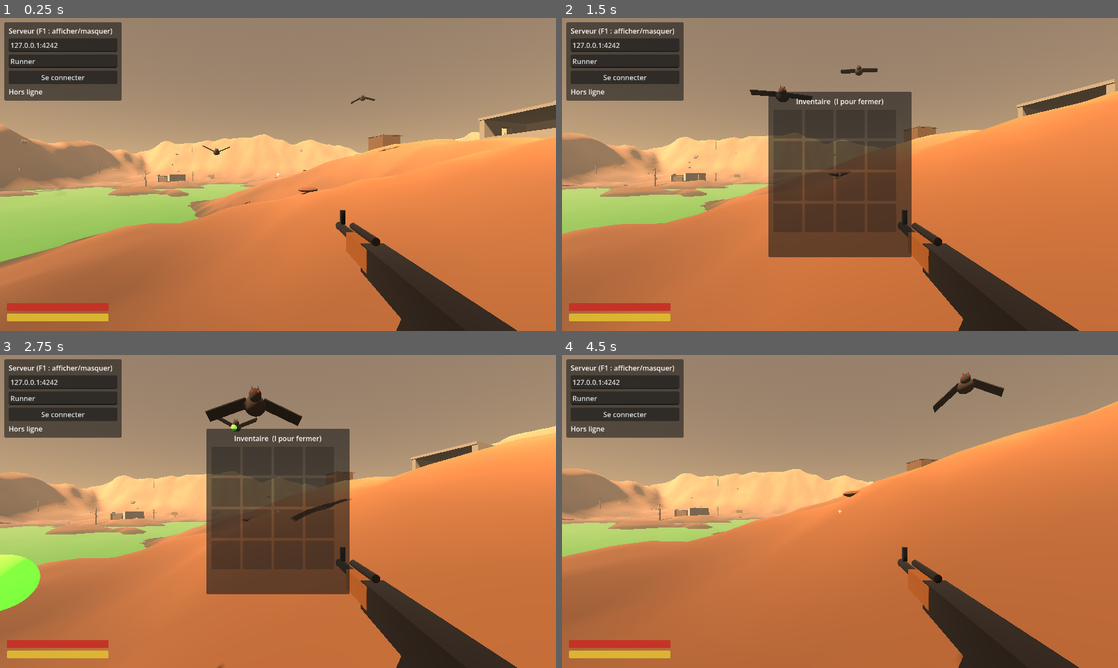
Above: before the commit, frames 1-4 (two rows, left to right).
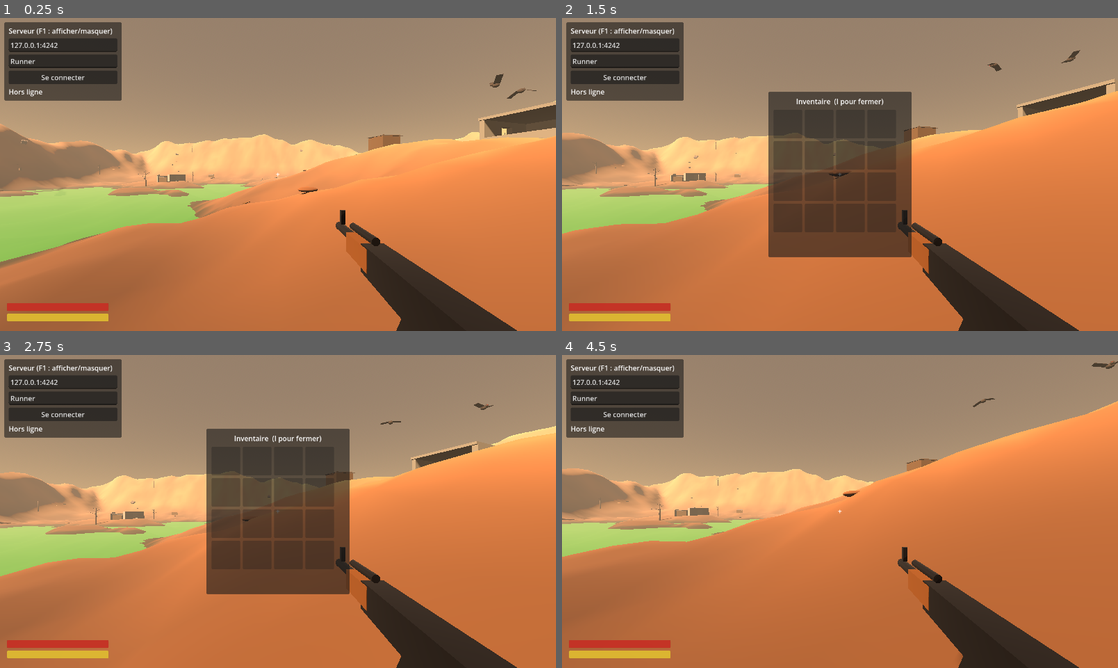
Above: after the commit, the same moments.

Repository: MauryLoic/Terminal_City
Game: Godot game, scene res://scenes/main.tscn
Same seed, same stepped clock (60 frames per second), same inputs: the game is played once before the commit and once after it.
Inputs (mouse positions are in pixels of both pictures, inside the frame that each line leads up to):
- Up to frame 1 (0.25 s): no input
- Up to frame 2 (1.5 s): tap Enter at 0.5 s; move the mouse to (867, 174) at 0.52 s; hold W 0.53-1.28 s; tap I at 0.6 s; click (867, 174) at 0.67 s; tap Space at 0.77, 1.07 s; move the mouse to (728, 190) at 1.27 s; hold S from 1.28 s (still down); tap E at 1.35 s
- Up to frame 3 (2.75 s): tap Space at 1.52, 1.82 s; move the mouse to (333, 442) at 2.02 s; release S at 2.03 s; hold D from 2.03 s (still down); tap C at 2.1 s
- Up to frame 4 (4.5 s): move the mouse to (812, 574) at 2.77 s; release D at 2.78 s; hold W 2.78-3.53 s; tap Ctrl at 2.85 s; click (812, 574) at 2.92 s; tap Space at 3.02, 3.32, 3.77, 4.07 s; move the mouse to (1006, 558) at 3.52 s; hold Shift 3.53-4.28 s; hold A from 3.53 s (still down); move the mouse to (673, 464) at 4.27 s; tap I at 4.35 s

The runs differ from the first frame. In frame 1, 0.2% of the frame differs, in the area x 36-97%, y 17-44%; in frame 2, 0.4%; in frame 3, 2.1%, in the area x 0-89%, y 9-100%; in frame 4, 0.5%.

Commit message:
feat: meutes passives/aggro, feedback de hit et sons procéduraux
- Chauves-souris par meutes de 2 : passives (patrouille autour du
  perchoir), aggro de toute la meute si approche < 9 m ou si un membre
  est attaqué, désengagement au-delà de 45 m
- Respawn d'une meute 10 s après la mort de ses deux membres
- Feedback de hit sur les ennemis : gerbe de sang enrichie + flash rouge
- Nouvel autoload Sfx : son d'explosion synthétisé en code (WAV généré,
  aucun asset), joué en 3D positionnel sur toute destruction
- bullet.gd : hook générique on_hit() pour les futurs ennemis/objets

feat(audio): sons de tir et de crachat d'acide synthétisés

- Sfx : claquement de tir (bruit + punch grave, ~140 ms) joué à chaque
  balle, pitch aléatoire ±8 % pour l'effet rafale de mitraillette
- Sfx : gloub d'acide (glissando descendant + vibrato) joué au
  crachat des chauves-souris — sert d'alerte sonore directionnelle
- Tirs des joueurs distants sonorisés (3D positionnel)

Diff:
--- a/project.godot
+++ b/project.godot
@@ -1,16 +1,10 @@
 ; Engine configuration file.
-; It's best edited using the editor UI and not directly,
-; since the parameters that go here are not all obvious.
-;
-; Format:
-;   [section] ; section goes between []
-;   param=value ; assign values to parameters
 
 config_version=5
 
 [application]
 
-config/name="Neocron-like"
+config/name="Terminal_City"
 run/main_scene="res://scenes/main.tscn"
 config/features=PackedStringArray("4.7", "Forward Plus")
 config/icon="res://icon.svg"
@@ -19,12 +13,14 @@
 
 Net="*res://scripts/network_client.gd"
 Inventory="*res://scripts/inventory.gd"
+Sfx="*res://scripts/sfx.gd"
+Sfx="*res://scripts/sfx.gd"
 
 [display]
 
 window/size/viewport_width=1280
 window/size/viewport_height=720
 
-[dotnet]
+[rendering]
 
-project/assembly_name="Neocron-like"
+renderer/rendering_method="forward_plus"
--- a/scenes/main.tscn
+++ b/scenes/main.tscn
@@ -1,12 +1,13 @@
-[gd_scene format=3 uid="uid://ddpjumrmhucgo"]
+[gd_scene load_steps=7 format=3]
 
-[ext_resource type="Script" uid="uid://clwvwktarwvfv" path="res://scripts/main.gd" id="1_main"]
-[ext_resource type="Script" uid="uid://whc2figbn8uv" path="res://scripts/world_gen.gd" id="2_world"]
+[ext_resource type="Script" path="res://scripts/main.gd" id="1_main"]
+[ext_resource type="Script" path="res://scripts/world_gen.gd" id="2_world"]
 [ext_resource type="PackedScene" path="res://scenes/player.tscn" id="3_player"]
 
 [sub_resource type="ProceduralSkyMaterial" id="ProceduralSkyMaterial_sky"]
 sky_top_color = Color(0.52, 0.44, 0.38, 1)
 sky_horizon_color = Color(0.89, 0.73, 0.52, 1)
+sky_curve = 0.15
 ground_bottom_color = Color(0.32, 0.26, 0.21, 1)
 ground_horizon_color = Color(0.86, 0.7, 0.5, 1)
 sun_angle_max = 40.0
@@ -25,17 +26,17 @@
 fog_density = 0.0025
 fog_sky_affect = 0.15
 
-[node name="Main" type="Node3D" unique_id=1136504868]
+[node name="Main" type="Node3D"]
 script = ExtResource("1_main")
 
-[node name="WorldEnvironment" type="WorldEnvironment" parent="." unique_id=1598796927]
+[node name="WorldEnvironment" type="WorldEnvironment" parent="."]
 environment = SubResource("Environment_main")
 
-[node name="Sun" type="DirectionalLight3D" parent="." unique_id=1352833971]
+[node name="Sun" type="DirectionalLight3D" parent="."]
 shadow_enabled = true
 
-[node name="World" type="Node3D" parent="." unique_id=1454279893]
+[node name="World" type="Node3D" parent="."]
 script = ExtResource("2_world")
 
-[node name="Player" parent="." unique_id=534560031 instance=ExtResource("3_player")]
+[node name="Player" parent="." instance=ExtResource("3_player")]
 transform = Transform3D(1, 0, 0, 0, 1, 0, 0, 0, 1, 0, 20, 60)
--- a/scripts/bat.gd
+++ b/scripts/bat.gd
@@ -1,22 +1,32 @@
 extends CharacterBody3D
-## Chauve-souris vampire mutante des wastelands (inspirée du bestiaire
-## de Neocron). Vole en orbite autour du joueur, crache des globes
-## d'acide, meurt en 5 balles (métadonnées lues par bullet.gd) et
-## laisse parfois tomber une trousse de soin.
+## Chauve-souris vampire mutante des wastelands. Vit en meute de deux.
+##
+## PASSIVE par défaut : elle patrouille tranquillement autour de son
+## perchoir (home). Elle devient AGRESSIVE si le joueur s'approche trop
+## (< AGGRO_RANGE) ou si un membre de la meute est attaqué — auquel cas
+## LES DEUX répondent. Elle se calme si le joueur s'éloigne assez
+## (> LOSE_RANGE), ce qui laisse une fenêtre pour récupérer.
 
 signal died(pos: Vector3)
 
 const FLY_SPEED := 6.5
 const ORBIT_RADIUS := 9.0
 const ATTACK_RANGE := 30.0
+const AGGRO_RANGE := 9.0     # distance de déclenchement
+const LOSE_RANGE := 45.0     # distance de désengagement
 const AcidScript := preload("res://scripts/acid_glob.gd")
 const PickupScript := preload("res://scripts/pickup.gd")
+
+var pack_id := 0             # les membres d'une même meute partagent cet id
+var home := Vector3.ZERO     # centre de patrouille (posé par le spawner)
+var aggro := false
 
 var _t := randf() * TAU
 var _orbit := randf() * TAU
 var _shoot_t := randf_range(1.5, 3.0)
 var _wing_l: Node3D
 var _wing_r: Node3D
+var _fur: StandardMaterial3D
 
 
 func _ready() -> void:
@@ -26,6 +36,8 @@
 	set_meta("debris_color", Color(0.25, 0.18, 0.16))
 	set_meta("debris_count", 8)
 	set_meta("debris_size", 0.1)
+	if home == Vector3.ZERO:
+		home = global_position
 	_build_model()
 	var cs := CollisionShape3D.new()
 	var sp := SphereShape3D.new()
@@ -39,33 +51,72 @@
 	if player == null:
 		return
 	_t += delta
-	_orbit += delta * 0.5
-
-	# Vol : orbite autour du joueur, ~5 m au-dessus, avec un ondoiement
 	var ppos: Vector3 = player.global_position
-	var target := ppos + Vector3(
-		cos(_orbit) * ORBIT_RADIUS,
-		5.0 + sin(_t * 2.0) * 1.2,
-		sin(_orbit) * ORBIT_RADIUS
-	)
-	velocity = (target - global_position).limit_length(FLY_SPEED)
+	var dist := global_position.distance_to(ppos)
+
+	# Transitions d'état
+	if not aggro and dist < AGGRO_RANGE:
+		_alert_pack()
+	elif aggro and dist > LOSE_RANGE:
+		aggro = false
+
+	var target: Vector3
+	if aggro:
+		# Chasse : orbite autour du joueur, ~5 m au-dessus
+		_orbit += delta * 0.5
+		target = ppos + Vector3(
+			cos(_orbit) * ORBIT_RADIUS,
+			5.0 + sin(_t * 2.0) * 1.2,
+			sin(_orbit) * ORBIT_RADIUS
+		)
+	else:
+		# Patrouille paisible : ronde lente autour du perchoir
+		_orbit += delta * 0.25
+		target = home + Vector3(
+			cos(_orbit) * 6.0,
+			4.0 + sin(_t * 1.5) * 1.0,
+			sin(_orbit) * 6.0
+		)
+
+	velocity = (target - global_position).limit_length(FLY_SPEED if aggro else FLY_SPEED * 0.5)
 	move_and_slide()
 
-	# Toujours face au joueur
-	var flat := Vector3(ppos.x, global_position.y, ppos.z)
+	# Orientation : vers le joueur en chasse, vers sa route en patrouille
+	var face := ppos if aggro else target
+	var flat := Vector3(face.x, global_position.y, face.z)
 	if global_position.distance_to(flat) > 1.0:
 		look_at(flat, Vector3.UP)
 
-	# Battement d'ailes
-	var flap := sin(_t * 12.0) * 0.65
+	# Battement d'ailes (plus nerveux en chasse)
+	var flap := sin(_t * (12.0 if aggro else 7.0)) * 0.65
 	_wing_l.rotation.z = -flap
 	_wing_r.rotation.z = flap
 
-	# Crachat d'acide périodique
-	_shoot_t -= delta
-	if _shoot_t <= 0.0 and global_position.distance_to(ppos) < ATTACK_RANGE:
-		_shoot_t = randf_range(2.2, 3.5)
-		_spit_acid(ppos)
+	# Crachat d'acide : uniquement en chasse
+	if aggro:
+		_shoot_t -= delta
+		if _shoot_t <= 0.0 and dist < ATTACK_RANGE:
+			_shoot_t = randf_range(2.2, 3.5)
+			_spit_acid(ppos)
+
+
+## Appelé par bullet.gd à chaque balle encaissée : flash rouge et
+## toute la meute passe à l'attaque.
+func on_hit() -> void:
+	_flash()
+	_alert_pack()
+
+
+func _alert_pack() -> void:
+	for b in get_tree().get_nodes_in_group("bat"):
+		if b.pack_id == pack_id:
+			b.aggro = true
+
+
+func _flash() -> void:
+	_fur.albedo_color = Color(0.9, 0.25, 0.2)
+	var tw := create_tween()
+	tw.tween_property(_fur, "albedo_color", Color(0.22, 0.17, 0.15), 0.25)
 
 
 func _spit_acid(target: Vector3) -> void:
@@ -75,6 +126,7 @@
 	glob.direction = dir
 	glob.position = global_position + dir * 0.8
 	get_tree().current_scene.add_child(glob)
+	Sfx.play_acid(global_position)
 
 
 ## Appelé par bullet.gd juste avant la destruction : loot + signal
@@ -90,9 +142,9 @@
 
 
 func _build_model() -> void:
-	var fur := StandardMaterial3D.new()
-	fur.albedo_color = Color(0.22, 0.17, 0.15)
-	fur.roughness = 1.0
+	_fur = StandardMaterial3D.new()
+	_fur.albedo_color = Color(0.22, 0.17, 0.15)
+	_fur.roughness = 1.0
 	var membrane := StandardMaterial3D.new()
 	membrane.albedo_color = Color(0.13, 0.09, 0.09)
 	membrane.roughness = 1.0
@@ -101,7 +153,7 @@
 	var bm := SphereMesh.new()
 	bm.radius = 0.3
 	bm.height = 0.5
-	bm.material = fur
+	bm.material = _fur
 	body.mesh = bm
 	add_child(body)
 
@@ -109,7 +161,7 @@
 	var hm := SphereMesh.new()
 	hm.radius = 0.17
 	hm.height = 0.34
-	hm.material = fur
+	hm.material = _fur
 	head.mesh = hm
 	head.position = Vector3(0, 0.12, -0.3)
 	add_child(head)
@@ -120,7 +172,7 @@
 		em.top_radius = 0.0
 		em.bottom_radius = 0.05
 		em.height = 0.16
-		em.material = fur
+		em.material = _fur
 		ear.mesh = em
 		ear.position = Vector3(side * 0.08, 0.3, -0.3)
 		add_child(ear)
--- a/scripts/bat_spawner.gd
+++ b/scripts/bat_spawner.gd
@@ -1,21 +1,24 @@
 extends Node
-## Gestion des chauves-souris : en fait apparaître au démarrage, et
-## quand l'une meurt, en refait apparaître une 10 s plus tard, à une
+## Gestion des meutes de chauves-souris (par deux). Quand une meute est
+## entièrement morte, une nouvelle paire apparaît 10 s plus tard, à une
 ## position aléatoire dans un rayon autour du joueur.
 
 const BatScript := preload("res://scripts/bat.gd")
 const RESPAWN_DELAY := 10.0
-const BAT_COUNT := 2
-const MIN_DIST := 18.0
-const MAX_DIST := 35.0
+const PACK_COUNT := 2        # nombre de meutes (2 meutes = 4 chauves-souris)
+const MIN_DIST := 22.0
+const MAX_DIST := 40.0
+
+var _next_pack_id := 1
+var _packs := {}             # pack_id -> nombre de vivantes
 
 
 func _ready() -> void:
-	for i in BAT_COUNT:
-		_spawn_bat()
+	for i in PACK_COUNT:
+		_spawn_pack()
 
 
-func _spawn_bat() -> void:
+func _spawn_pack() -> void:
 	var player := get_tree().get_first_node_in_group("player")
 	if player == null:
 		return
@@ -28,13 +31,25 @@
 	var y := 10.0
 	if world:
 		y = world.get_height(x, z) + randf_range(5.0, 8.0)
+	var base := Vector3(x, y, z)
 
-	var bat := CharacterBody3D.new()
-	bat.set_script(BatScript)
-	bat.position = Vector3(x, y, z)
-	get_tree().current_scene.add_child(bat)
-	bat.died.connect(_on_bat_died)
+	var pid := _next_pack_id
+	_next_pack_id += 1
+	_packs[pid] = 0
+
+	for k in 2:
+		var bat := CharacterBody3D.new()
+		bat.set_script(BatScript)
+		bat.pack_id = pid
+		bat.home = base
+		bat.position = base + Vector3(k * 3.0 - 1.5, randf_range(-0.5, 0.5), randf_range(-1.0, 1.0))
+		get_tree().current_scene.add_child(bat)
+		bat.died.connect(_on_bat_died.bind(pid))
+		_packs[pid] += 1
 
 
-func _on_bat_died(_pos: Vector3) -> void:
-	get_tree().create_timer(RESPAWN_DELAY).timeout.connect(_spawn_bat)
+func _on_bat_died(_pos: Vector3, pid: int) -> void:
+	_packs[pid] = int(_packs.get(pid, 1)) - 1
+	if _packs[pid] <= 0:
+		_packs.erase(pid)
+		get_tree().create_timer(RESPAWN_DELAY).timeout.connect(_spawn_pack)
--- a/scripts/bullet.gd
+++ b/scripts/bullet.gd
@@ -72,6 +72,8 @@
 				_collider.apply_central_impulse(_impulse)
 			# Dégâts : les objets avec des PV finissent par être détruits
 			if _collider.has_meta("hp"):
+				if _collider.has_method("on_hit"):
+					_collider.on_hit()
 				var hp: float = _collider.get_meta("hp") - 1.0
 				if hp <= 0.0:
 					_destroy(_collider)
@@ -98,6 +100,7 @@
 	debris.piece_size = float(obj.get_meta("debris_size", 0.15))
 	debris.position = obj.global_position
 	get_tree().current_scene.add_child(debris)
+	Sfx.play_explosion(obj.global_position)
 	# Hook pour les objets à logique de mort (loot, signal de respawn...)
 	if obj.has_method("on_destroyed"):
 		obj.on_destroyed()
--- a/scripts/impact.gd
+++ b/scripts/impact.gd
@@ -9,7 +9,7 @@
 	"wood":  {"spark": Color(0.68, 0.46, 0.2), "mark": Color(0.14, 0.09, 0.05, 0.9), "glow": false},
 	"bush":  {"spark": Color(0.58, 0.42, 0.2), "mark": Color(0, 0, 0, 0), "glow": false},
 	"metal": {"spark": Color(1.0, 0.6, 0.15), "mark": Color(0.08, 0.08, 0.08, 0.9), "glow": true},
-	"flesh": {"spark": Color(0.55, 0.08, 0.08), "mark": Color(0, 0, 0, 0), "glow": false},
+	"flesh": {"spark": Color(0.6, 0.07, 0.07), "mark": Color(0, 0, 0, 0), "glow": false, "amount": 22, "size": 0.075},
 	"acid":  {"spark": Color(0.35, 0.9, 0.2), "mark": Color(0.15, 0.4, 0.1, 0.85), "glow": true},
 }
 
@@ -60,9 +60,10 @@
 
 
 func _make_sparks(spark_color: Color, glow: bool) -> void:
+	var pal: Dictionary = PALETTE[_mat_type]
 	var p := CPUParticles3D.new()
 	p.one_shot = true
-	p.amount = 14
+	p.amount = int(pal.get("amount", 14))
 	p.lifetime = 0.35
 	p.explosiveness = 1.0
 	p.direction = Vector3.UP
@@ -74,7 +75,8 @@
 	p.scale_amount_max = 1.0
 
 	var m := BoxMesh.new()
-	m.size = Vector3(0.05, 0.05, 0.05)
+	var sz: float = pal.get("size", 0.05)
+	m.size = Vector3(sz, sz, sz)
 	var mat := StandardMaterial3D.new()
 	mat.albedo_color = spark_color
 	if glow:
--- a/scripts/main.gd
+++ b/scripts/main.gd
@@ -114,6 +114,7 @@
 ## la direction viennent du serveur) puis on rejoue la balle traçante et
 ## l'impact — purement cosmétique, comme pour le tir local.
 func _on_remote_shot(_id: int, origin: Vector3, direction: Vector3) -> void:
+	Sfx.play_gunshot(origin)
 	var dir := direction.normalized()
 	var space := get_world_3d().direct_space_state
 	var query := PhysicsRayQueryParameters3D.create(origin, origin + dir * 100.0)
--- a/scripts/player.gd
+++ b/scripts/player.gd
@@ -165,6 +165,8 @@
 		muzzle = camera.global_transform * Vector3(0.2, -0.2, -0.7)
 	var aim_dir := -camera.global_transform.basis.z
 
+	Sfx.play_gunshot(muzzle)
+
 	# En ligne : notifier le serveur (les autres clients rejoueront le tir)
 	Net.send_shoot(muzzle, aim_dir)
 
--- a/scripts/private_eye.gd
+++ b/scripts/private_eye.gd
@@ -1,6 +1,6 @@
 extends Node3D
 ## Personnage style Private Eye : long imperméable, plastron blindé,
-## lunettes noires et fedora — le détective urbain, comme dans Neocron.
+## lunettes noires et fedora — le détective urbain de Neocron.
 ## Avant du personnage : -Z. Tient une AK-47 (avec son Marker3D "Muzzle").
 ## Sert de modèle au joueur local (3e personne) et aux joueurs distants.
 
--- /dev/null
+++ b/scripts/sfx.gd
@@ -0,0 +1,127 @@
+extends Node
+## Autoload "Sfx" — sons synthétisés procéduralement (aucun fichier
+## audio : les échantillons WAV sont générés en code au démarrage).
+## Joués en 3D positionnel, atténués avec la distance.
+
+var _explosion: AudioStreamWAV
+var _gunshot: AudioStreamWAV
+var _acid: AudioStreamWAV
+
+
+func _ready() -> void:
+	_explosion = _make_explosion()
+	_gunshot = _make_gunshot()
+	_acid = _make_acid()
+
+
+## Explosion / destruction : bruit sec + thump grave descendant.
+func play_explosion(pos: Vector3) -> void:
+	_play_at(_explosion, pos, 14.0)
+
+
+## Coup de feu : claquement bref. Joué à chaque balle, la cadence de
+## 9/s + la variation de pitch aléatoire donnent le son de mitraillette.
+func play_gunshot(pos: Vector3) -> void:
+	_play_at(_gunshot, pos, 10.0, true)
+
+
+## Crachat d'acide : "gloub" humide descendant avec vibrato.
+func play_acid(pos: Vector3) -> void:
+	_play_at(_acid, pos, 10.0, true)
+
+
+func _play_at(stream: AudioStream, pos: Vector3, unit_size: float, vary_pitch := false) -> void:
+	var p := AudioStreamPlayer3D.new()
+	p.stream = stream
+	p.unit_size = unit_size
+	p.max_db = 3.0
+	if vary_pitch:
+		p.pitch_scale = randf_range(0.92, 1.08)
+	get_tree().current_scene.add_child(p)
+	p.global_position = pos
+	p.finished.connect(p.queue_free)
+	p.play()
+
+
+func _make_explosion() -> AudioStreamWAV:
+	var rate := 22050
+	var dur := 0.55
+	var n := int(rate * dur)
+	var data := PackedByteArray()
+	data.resize(n * 2)
+	var rng := RandomNumberGenerator.new()
+	rng.seed = 42
+	var phase := 0.0
+	var prev := 0.0
+	for i in n:
+		var t := float(i) / rate
+		var env := exp(-t * 8.0)
+		# Souffle : bruit blanc adouci (filtre passe-bas grossier)
+		var noise := lerpf(prev, rng.randf_range(-1.0, 1.0), 0.35)
+		prev = noise
+		# Thump grave dont la fréquence chute
+		var freq := 140.0 * exp(-t * 3.5) + 40.0
+		phase += TAU * freq / rate
+		var s := (noise * 0.5 + sin(phase) * 0.7) * env
+		data.encode_s16(i * 2, int(clampf(s, -1.0, 1.0) * 32000.0))
+	var wav := AudioStreamWAV.new()
+	wav.format = AudioStreamWAV.FORMAT_16_BITS
+	wav.mix_rate = rate
+	wav.stereo = false
+	wav.data = data
+	return wav
+
+
+func _make_gunshot() -> AudioStreamWAV:
+	var rate := 22050
+	var dur := 0.14
+	var n := int(rate * dur)
+	var data := PackedByteArray()
+	data.resize(n * 2)
+	var rng := RandomNumberGenerator.new()
+	rng.seed = 7
+	var phase := 0.0
+	var prev := 0.0
+	for i in n:
+		var t := float(i) / rate
+		var env := exp(-t * 42.0)
+		# Claquement : bruit vif (peu filtré) + punch grave court
+		var noise := lerpf(prev, rng.randf_range(-1.0, 1.0), 0.6)
+		prev = noise
+		var freq := 230.0 * exp(-t * 20.0) + 60.0
+		phase += TAU * freq / rate
+		var s := (noise * 0.85 + sin(phase) * 0.45) * env
+		data.encode_s16(i * 2, int(clampf(s, -1.0, 1.0) * 30000.0))
+	var wav := AudioStreamWAV.new()
+	wav.format = AudioStreamWAV.FORMAT_16_BITS
+	wav.mix_rate = rate
+	wav.stereo = false
+	wav.data = data
+	return wav
+
+
+func _make_acid() -> AudioStreamWAV:
+	var rate := 22050
+	var dur := 0.3
+	var n := int(rate * dur)
+	var data := PackedByteArray()
+	data.resize(n * 2)
+	var rng := RandomNumberGenerator.new()
+	rng.seed = 13
+	var phase := 0.0
+	for i in n:
+		var t := float(i) / rate
+		# Attaque rapide puis décroissance : enveloppe "crachat"
+		var env := (1.0 - exp(-t * 90.0)) * exp(-t * 9.0)
+		# Sifflement humide : glissando descendant avec vibrato
+		var freq := 160.0 + 560.0 * exp(-t * 9.0)
+		freq *= 1.0 + 0.14 * sin(t * 70.0)
+		phase += TAU * freq / rate
+		var s := (sin(phase) * 0.7 + rng.randf_range(-1.0, 1.0) * 0.18) * env
+		data.encode_s16(i * 2, int(clampf(s, -1.0, 1.0) * 30000.0))
+	var wav := AudioStreamWAV.new()
+	wav.format = AudioStreamWAV.FORMAT_16_BITS
+	wav.mix_rate = rate
+	wav.stereo = false
+	wav.data = data
+	return wav
Not shown, added: scripts/sfx.gd.uid
Not shown, changed: PROTOCOL.md
Not shown, changed: README.md
